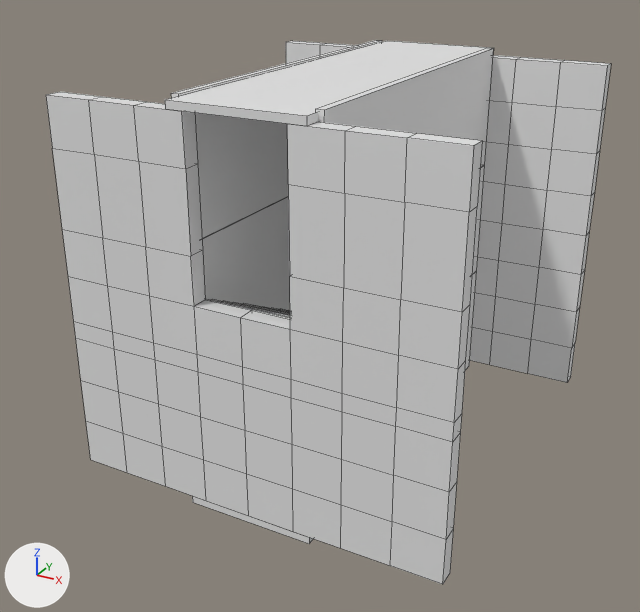
Two versions of the FBX model Assets/NewOBJ/corrodorLadderDung.fbx, one commit apart.
Before and after are seen from a 50 mm lens placed at (23.0, -43.3, 30.4), pointed at (-0.7, -0.4, 9.0). Arrows for +X, +Y and +Z are at lower left; the lights stay in place. Mesh edges are drawn as thin lines.

Objects in the first picture: 'cuboid'.
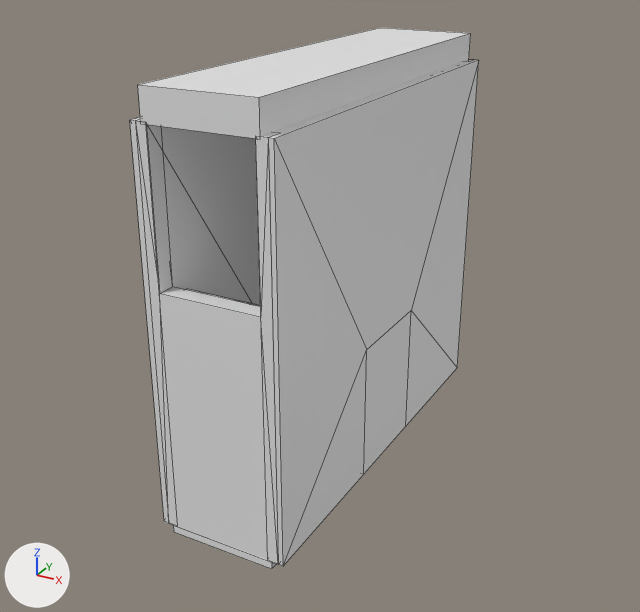
Location of each change, (x1, y1, x2, y2) in pixels of the pictures (640 x 612 px; the box of a moved part takes in the faces that stretch with it):
```json
{"object": "cuboid", "change": "reshaped, moved, turned, rescaled", "before": [46, 40, 611, 584], "after": [130, 28, 479, 569]}
{"part": 1, "of": "me_cuboid", "change": "added", "after": [173, 525, 276, 569]}
{"part": 2, "of": "me_cuboid", "change": "added", "after": [138, 28, 471, 139]}
{"part": 3, "of": "me_cuboid", "change": "moved or reshaped", "after": [185, 289, 260, 307], "on screen": "not visible before"}
{"part": 4, "of": "me_cuboid", "change": "moved or reshaped", "before": [472, 165, 485, 274], "on screen": "not visible afterwards"}
{"part": 5, "of": "me_cuboid", "change": "moved or reshaped", "before": [316, 48, 494, 168], "on screen": "not visible afterwards"}
{"part": 6, "of": "me_cuboid", "change": "moved or reshaped", "before": [202, 196, 290, 311], "on screen": "not visible afterwards"}
{"part": 7, "of": "me_cuboid", "change": "moved or reshaped", "before": [192, 496, 313, 544], "on screen": "not visible afterwards"}
{"part": 8, "of": "me_cuboid", "change": "moved or reshaped", "before": [465, 270, 477, 370], "on screen": "not visible afterwards"}
{"part": 9, "of": "me_cuboid", "change": "added", "after": [130, 117, 260, 523]}
{"part": 10, "of": "me_cuboid", "change": "added", "after": [135, 119, 280, 564]}
{"part": 11, "of": "me_cuboid", "change": "added", "after": [269, 60, 479, 566]}
{"part": 12, "of": "me_cuboid", "change": "deleted", "before": [46, 41, 611, 584]}
{"part": 13, "of": "me_cuboid", "change": "built on", "before": [171, 40, 382, 238]}
```

Scene script edits in JSON lines:
```json
{"block": "me_cuboid", "where": "# used by ob_cuboid; parent = ob_bone; location = (0.0, 0.0, 0.0); rotation_euler = (0.0, 0.0, 1.571), in degrees (0, 0, 90)"}
{"op": "remove", "block": "me_cuboid", "code": "me_cuboid.from_pydata(...)  # 568 vertices, 500 faces; spans x -386.0..1926.0, y -1565.0..732.0, z -1246.0..1247.0"}
{"op": "add", "block": "me_cuboid", "code": "me_cuboid.from_pydata(...)  # 298 vertices, 226 faces; spans x -1283.0..1213.0, y -861.0..1550.0, z -1150.0..1150.0"}
{"block": "me_cuboid", "change": "me_cuboid part 1: a new loose piece, a box spanning x -1283.0..1209.0, y -861.0..-817.0, z -318.0..312.0"}
{"block": "me_cuboid", "change": "me_cuboid part 2: a new loose piece, a box spanning x -1283.0..1209.0, y 1378.0..1550.0, z -318.0..312.0"}
{"block": "me_cuboid", "change": "me_cuboid part 3: the loose piece of 8 vertices spanning x 251.0..301.0, y -795.0..-35.0, z -32.0..68.0 is scaled about its middle by (2, 0.0759, 5.84), then moved by (-1407.0, 901.0, -5.0)"}
{"block": "me_cuboid", "change": "me_cuboid part 4: the loose piece of 8 vertices spanning x 381.0..1153.0, y -834.0..-791.0, z -1143.0..1145.0 is scaled about its middle by (0.0701, 1.33, 0.282), then moved by (387.0, 10.0, 1.0)"}
{"block": "me_cuboid", "change": "me_cuboid part 5: the loose piece of 8 vertices spanning x 1155.0..1926.0, y -834.0..-791.0, z -1143.0..1145.0 is scaled about its middle by (0.13, 1.33, 0.258), then moved by (-667.0, 178.0, 2.0)"}
{"block": "me_cuboid", "change": "me_cuboid part 6: the loose piece of 8 vertices spanning x 381.0..1153.0, y -37.0..6.0, z -1146.0..1145.0 is scaled about its middle by (0.13, 1.33, 0.258), then moved by (-96.0, -507.0, 4.0)"}
{"block": "me_cuboid", "change": "me_cuboid part 7: the loose piece of 8 vertices spanning x -381.0..-338.0, y -801.0..-30.0, z -1246.0..1246.0 is scaled about its middle by (2.31, 0.0748, 0.237), then moved by (527.0, 176.0, 4.0)"}
{"block": "me_cuboid", "change": "me_cuboid part 8: the loose piece of 8 vertices spanning x -386.0..386.0, y -834.0..-791.0, z -1143.0..1145.0 is scaled about its middle by (0.13, 1.33, 0.255), then moved by (-428.0, 918.0, 10.0)"}
{"block": "me_cuboid", "change": "me_cuboid part 9: a new loose piece of 16 vertices spanning x -1278.0..1209.0, y -819.0..1387.0, z -383.0..-292.0"}
{"block": "me_cuboid", "change": "me_cuboid part 10: a new loose piece of 16 vertices spanning x -1281.0..-1181.0, y -818.0..1388.0, z -350.0..350.0"}
{"block": "me_cuboid", "change": "me_cuboid part 11: a new loose piece of 16 vertices spanning x -1278.0..1209.0, y -819.0..1387.0, z 286.0..378.0"}
{"block": "me_cuboid", "change": "me_cuboid part 12: 10 loose pieces with 376 vertices, spanning x -338.0..1914.0, y -1565.0..732.0, z -1246.0..1247.0, are deleted"}
{"block": "me_cuboid", "change": "me_cuboid part 13: 8 vertices removed from x 1155.0..1926.0, y -37.0..6.0, z -1146.0..1145.0; 21 vertices added at x 1022.0..1207.0, y -777.0..1387.0, z -1150.0..1150.0"}
{"op": "remove", "block": "ob_cuboid", "code": "ob_cuboid.parent = ob_bone"}
{"op": "set", "path": "ob_cuboid.location", "old": "(0.0, 0.0, 0.0)", "new": "(0.0287, 0.371, 8.191)"}
{"op": "set", "path": "ob_cuboid.rotation_euler", "old": "(0.0, 0.0, 1.571)", "new": "(1.571, 0.0, 1.571)", "note": "degrees (0, 0, 90) -> degrees (90, 0, 90)"}
{"op": "set", "path": "ob_cuboid.scale", "old": "(1.0, 1.0, 1.0)", "new": "(0.01, 0.01, 0.01)"}
```
